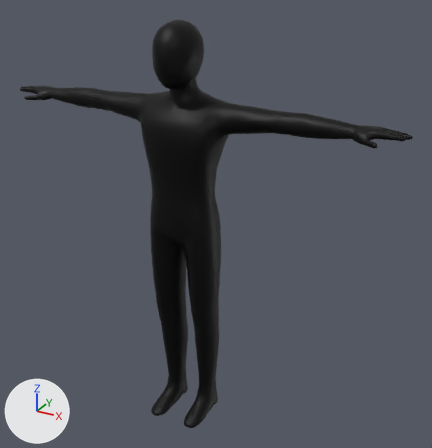
The Blender file Assets/Human/Human/Human.blend: old version first, new version second.
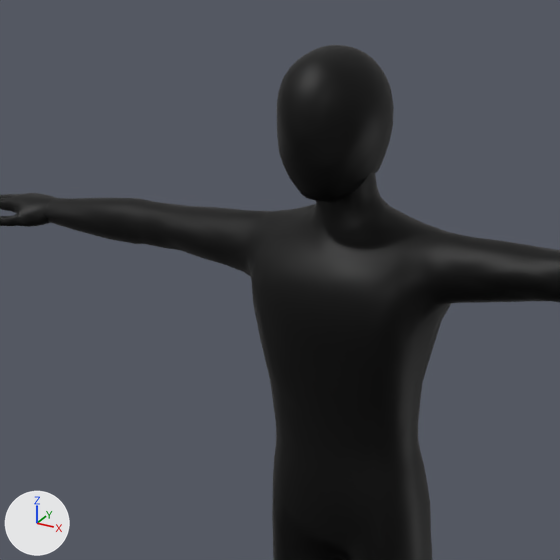
Each version appears first whole from a 50 mm camera at (1.399, -2.234, 2.22) aimed at (0.125, 0.083, 1.061), and next in a close-up on the part from 7% to 64% of the width and 0% to 55% of the height. Every picture has the same lights, and +X, +Y and +Z are marked at lower left. The first two pictures are the older version.

Names of what the first close-up shows: 'Body'.
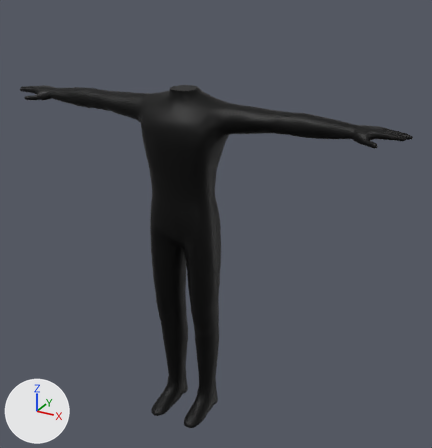
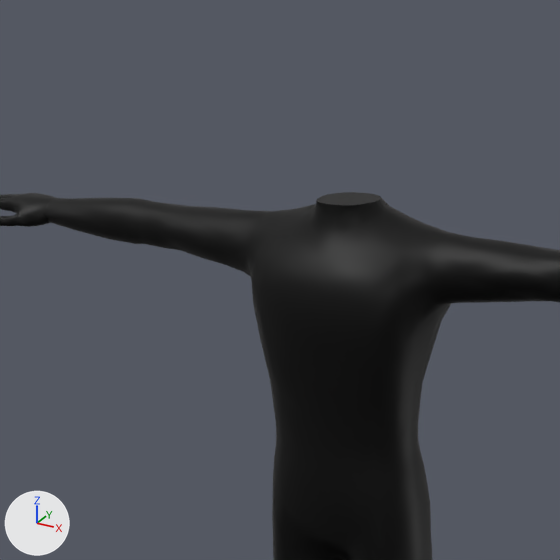
Patch to the scene script:
```diff
--- a/Assets/Human/Human/Human.blend.py
+++ b/Assets/Human/Human/Human.blend.py
@@ me_xps_new_216 @@
 # used by ob_body; location = (0.0, 0.0, 0.0)
-me_xps_new_216.from_pydata(...)  # 4398 vertices, 4374 faces; spans x -1.0..0.99, y -0.18..0.14, z -0.01..2.0
+me_xps_new_216.from_pydata(...)  # 3891 vertices, 3852 faces; spans x -1.0..0.99, y -0.18..0.14, z -0.01..1.71
+# me_xps_new_216 part 1: 548 vertices removed from x -0.1..0.1, y -0.15..0.1, z 1.72..2.0; 41 vertices added at x -0.06..0.06, y -0.04..0.09, z 1.71
 me_xps_new_216.materials.append(mat_材质)
```

Boxes (x1, y1, x2, y2) around the edits, measured in the close-ups (560 x 560 px):
'Body', reshaped
    before: (0, 45, 560, 560)
    after: (0, 192, 560, 560)
part 1 of me_xps_new_216, cut back
    before: (277, 45, 394, 212)
    after: (315, 192, 387, 219)
